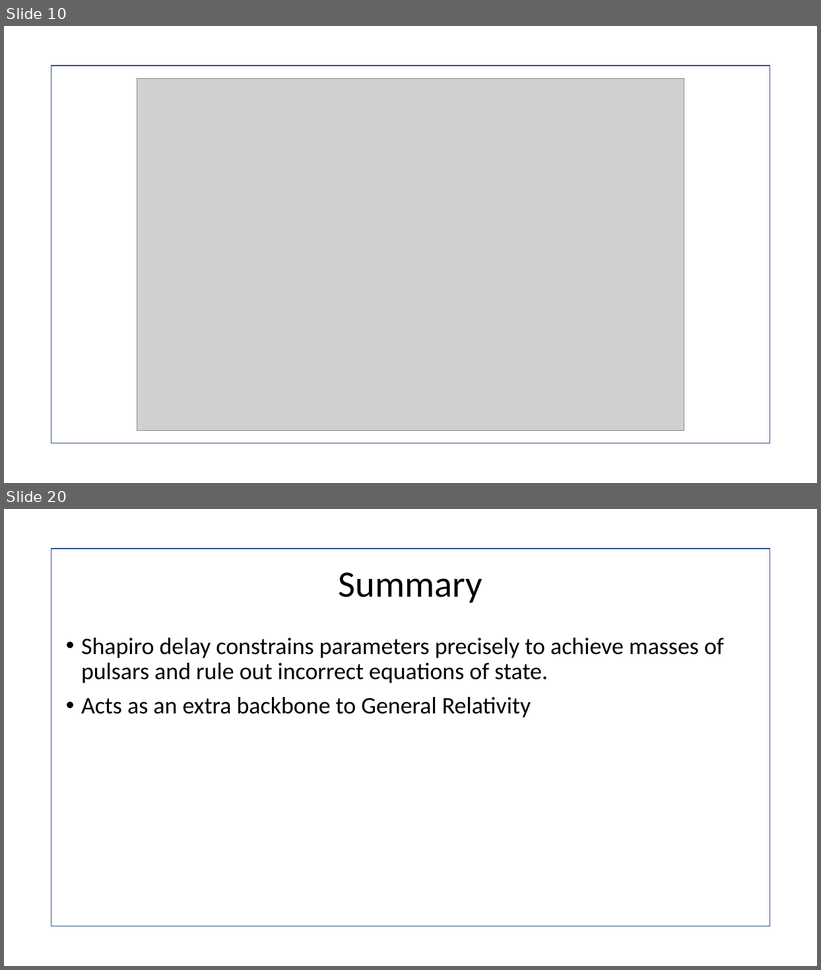
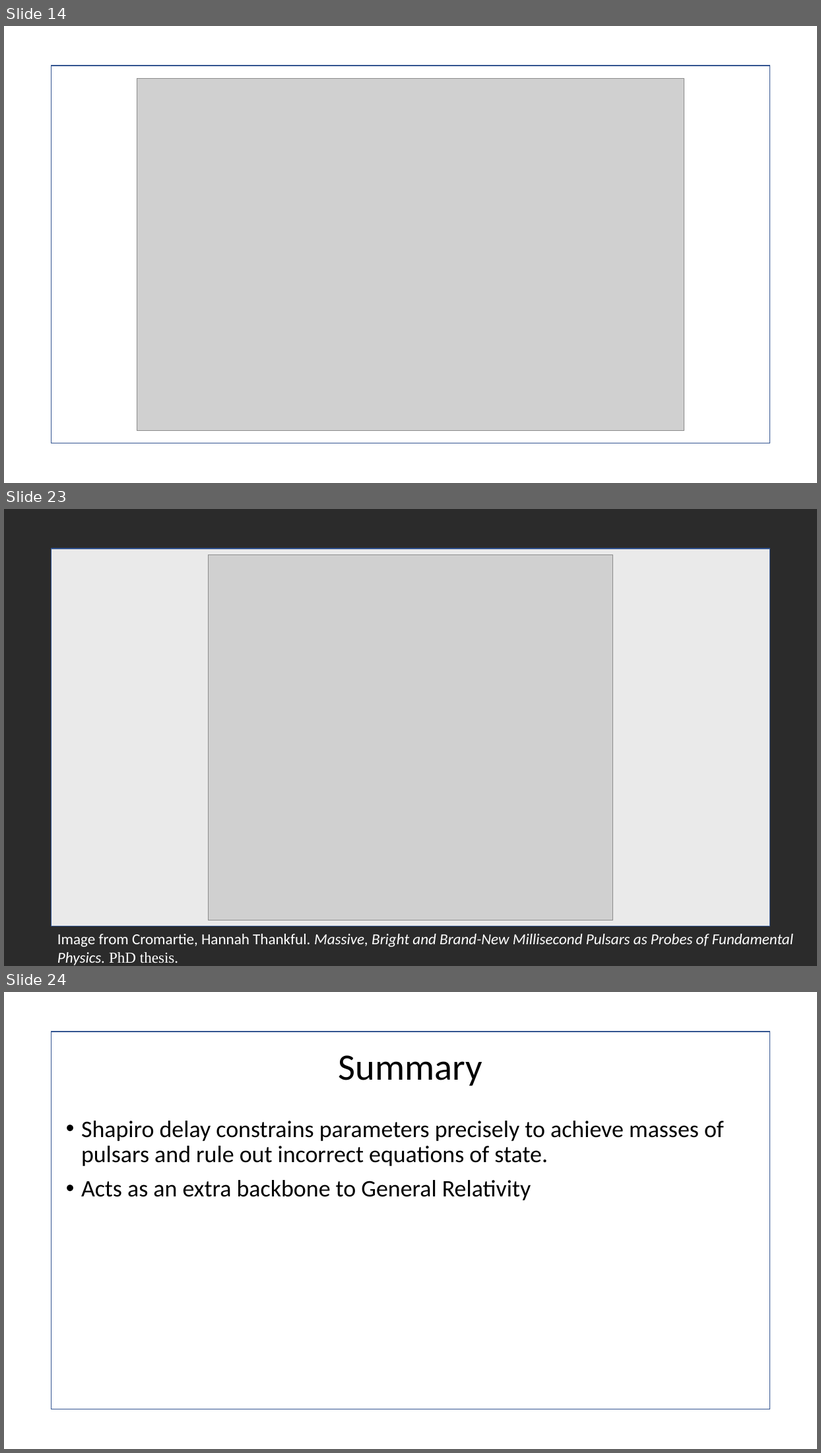
Before and after one commit to T-Rutt/presentation, a slide deck: The Shapiro Delay.pptx. Shown one above the other, each under a label of ours: slides 10 and 20 before the commit, slides 14, 23 and 24 after it; the slides between them are not shown. The pictures are 821x970 and 821x1453 pixels, drawn with LibreOffice and Linux fonts; fonts in the diff are those of the drawing; grey boxes stand for pictures; background and template pictures are left out; a plain dark background stands for a picture behind light text. Boxes give left, top, right and bottom in pixels: in the first picture for what was removed or moved away, otherwise in the second. Text is boxed around its words. In the diff, an @@ line names an element or a change of style, - is before the commit and + after.

```diff
--- a/The Shapiro Delay.pptx
+++ b/The Shapiro Delay.pptx
@@ slide 23 added at bbox=[4, 509, 817, 966], background picture (left out) @@
@@ rectangle added at bbox=[52, 549, 770, 927], fill #FFFFFF at 90% opacity, outline #325491 1 pt @@
@@ picture added at bbox=[209, 555, 613, 921] @@
@@ text added at bbox=[57, 934, 793, 966], 18 pt, text #FFFFFF, italic @@
+Image from Cromartie, Hannah Thankful. Massive, Bright and Brand-New Millisecond Pulsars as Probes of Fundamental Physics. PhD thesis.
@@ what was slide 10 is now slide 14 @@
@@ what was slide 20 is now slide 24 @@
```
Also in this commit, not shown: 12 slides changed, 6 other slides added, 3 slides removed, 1 other file.
